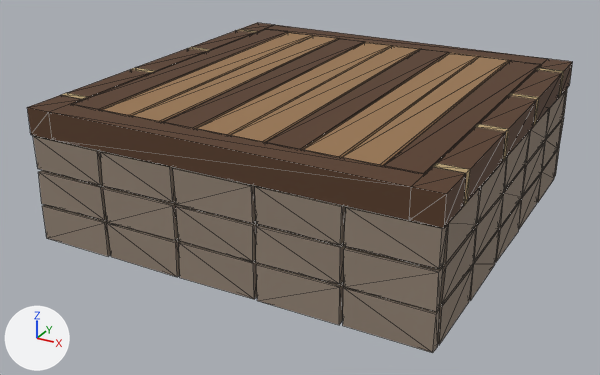
One commit to the glTF model public/models/building/foundation.glb: the scene before it, then after it.
One viewpoint serves both versions: a 50 mm lens placed at (2.74, -5.36, 1.78), pointed at (-0.09, -0.2, -0.8). The axes (+X, +Y, +Z) are drawn at lower left. The lights are the same throughout. The first picture is the older version. Mesh edges are drawn as thin lines. Where no turn or scale is listed for an object, it has been applied to the vertices. Vertices at exactly the same position are counted once.

In view in the first picture: 'foundation_mesh'.
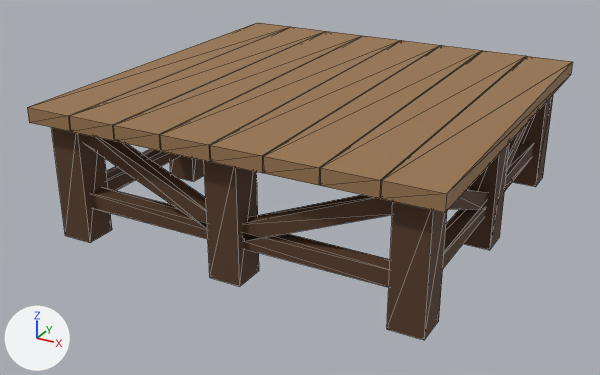
The change in detail:
me_foundation_mesh is used by ob_foundation_mesh; location (0.0, 0.0, 0.0).
me_foundation_mesh had 732 vertices, 1264 faces and spanned x -1.5..1.5, y -1.5..1.5, z -1.0..0.0.
me_foundation_mesh no longer uses material mat_oasis_stone (brown #908173).
me_foundation_mesh now has 224 vertices, 336 faces and spans x -1.5..1.5, y -1.5..1.5, z -1.0..0.0.
me_foundation_mesh part 1: a new loose piece, a box spanning x -1.12..-0.75, y -1.5..1.5, z -0.11..0.0, in mat_oasis_wood_light (brown #997650).
me_foundation_mesh part 2: a new loose piece, a box spanning x -0.75..-0.38, y -1.5..1.5, z -0.11..0.0, in mat_oasis_wood_light (brown #997650).
me_foundation_mesh part 3: a new loose piece, a box spanning x -0.37..0.0, y -1.5..1.5, z -0.11..0.0, in mat_oasis_wood_light (brown #997650).
me_foundation_mesh part 4: a new loose piece, a box spanning x 0.0..0.37, y -1.5..1.5, z -0.11..0.0, in mat_oasis_wood_light (brown #997650).
me_foundation_mesh part 5: a new loose piece, a box spanning x 0.38..0.75, y -1.5..1.5, z -0.11..0.0, in mat_oasis_wood_light (brown #997650).
me_foundation_mesh part 6: a new loose piece, a box spanning x 0.75..1.12, y -1.5..1.5, z -0.11..0.0, in mat_oasis_wood_light (brown #997650).
me_foundation_mesh part 7: a new loose piece, a box spanning x -1.4..-1.16, y -1.4..-1.16, z -1.0..-0.11, in mat_oasis_wood_dark (brown #573a26).
me_foundation_mesh part 8: a new loose piece, a box spanning x -1.4..-1.16, y -0.12..0.12, z -1.0..-0.11, in mat_oasis_wood_dark (brown #573a26).
me_foundation_mesh part 9: a new loose piece, a box spanning x -0.12..0.12, y -1.4..-1.16, z -1.0..-0.11, in mat_oasis_wood_dark (brown #573a26).
me_foundation_mesh part 10: a new loose piece, a box spanning x 1.16..1.4, y -1.4..-1.16, z -1.0..-0.11, in mat_oasis_wood_dark (brown #573a26).
me_foundation_mesh part 11: a new loose piece, a box spanning x 1.16..1.4, y -0.12..0.12, z -1.0..-0.11, in mat_oasis_wood_dark (brown #573a26).
me_foundation_mesh part 12: a new loose piece, a box spanning x 1.16..1.4, y 1.16..1.4, z -1.0..-0.11, in mat_oasis_wood_dark (brown #573a26).
me_foundation_mesh part 13: a new loose piece, a box spanning x -1.28..1.28, y -1.34..-1.22, z -0.75..-0.63, in mat_oasis_wood_dark (brown #573a26).
me_foundation_mesh part 14: a new loose piece, a box spanning x -1.34..-1.22, y -1.28..1.28, z -0.75..-0.63, in mat_oasis_wood_dark (brown #573a26).
me_foundation_mesh part 15: a new loose piece, a box spanning x 1.22..1.34, y -1.28..1.28, z -0.75..-0.63, in mat_oasis_wood_dark (brown #573a26).
me_foundation_mesh part 16: 63 loose pieces with 612 vertices, spanning x -1.5..1.5, y -1.5..1.5, z -1.0..0.0, are deleted.
me_foundation_mesh part 17: 116 vertices removed from x -1.5..1.5, y -1.5..1.5, z -1.0..0.0; 76 vertices added at x -1.5..1.5, y -1.5..1.5, z -0.7..0.0.
Other edits to the shape of me_foundation_mesh do not show in these pictures.
me_foundation_mesh no longer uses material mat_oasis_cord (beige #b8a076).
me_foundation_mesh no longer uses material mat_oasis_fibre (brown #93815b).

Pixel boxes (x1, y1, x2, y2) of what changed, in the pictures (600 x 375 px; the box of a moved part takes in the faces that stretch with it):
'foundation_mesh', reshaped: before (27, 23, 573, 353); after (27, 23, 573, 340)
part 1 of me_foundation_mesh, added (brown): after (69, 27, 326, 141)
part 2 of me_foundation_mesh, added (brown): after (113, 31, 362, 151)
part 3 of me_foundation_mesh, added (brown): after (160, 36, 401, 162)
part 4 of me_foundation_mesh, added (brown): after (210, 40, 441, 173)
part 5 of me_foundation_mesh, added (brown): after (263, 45, 482, 185)
part 6 of me_foundation_mesh, added (brown): after (320, 51, 526, 199)
part 7 of me_foundation_mesh, added (brown): after (51, 127, 112, 243)
part 8 of me_foundation_mesh, added (brown): after (170, 156, 204, 181)
part 9 of me_foundation_mesh, added (brown): after (204, 161, 259, 286)
part 10 of me_foundation_mesh, added (brown): after (387, 202, 447, 340)
part 11 of me_foundation_mesh, added (brown): after (463, 142, 510, 250)
part 12 of me_foundation_mesh, added: after (513, 95, 553, 187)
part 13 of me_foundation_mesh, added (brown): after (91, 187, 390, 287)
part 14 of me_foundation_mesh, added (brown): after (106, 149, 181, 191)
part 15 of me_foundation_mesh, added (brown): after (443, 142, 533, 268)
part 16 of me_foundation_mesh, deleted (brown): before (33, 29, 567, 353)
part 17 of me_foundation_mesh, moved or reshaped: before (27, 23, 573, 228); after (27, 23, 573, 240)
